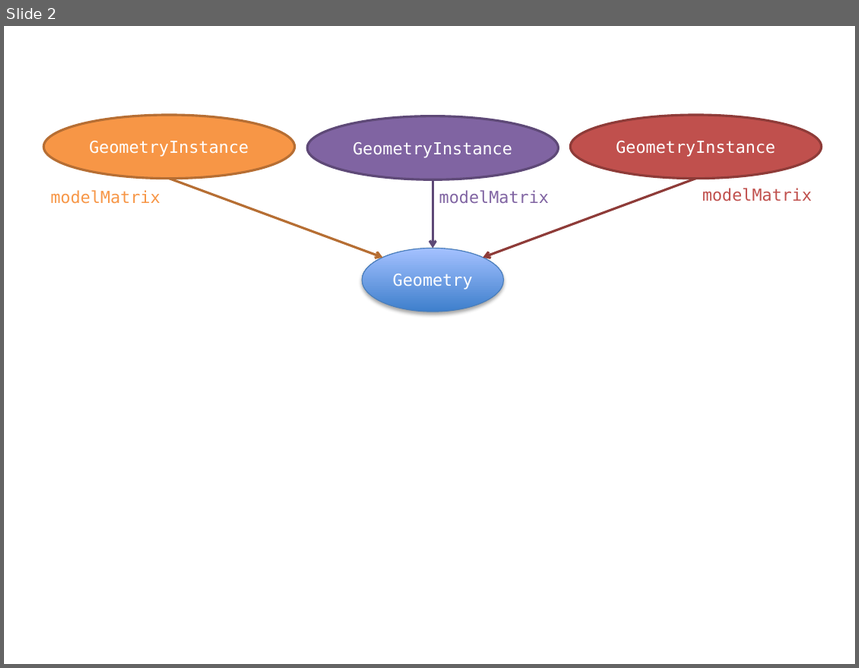
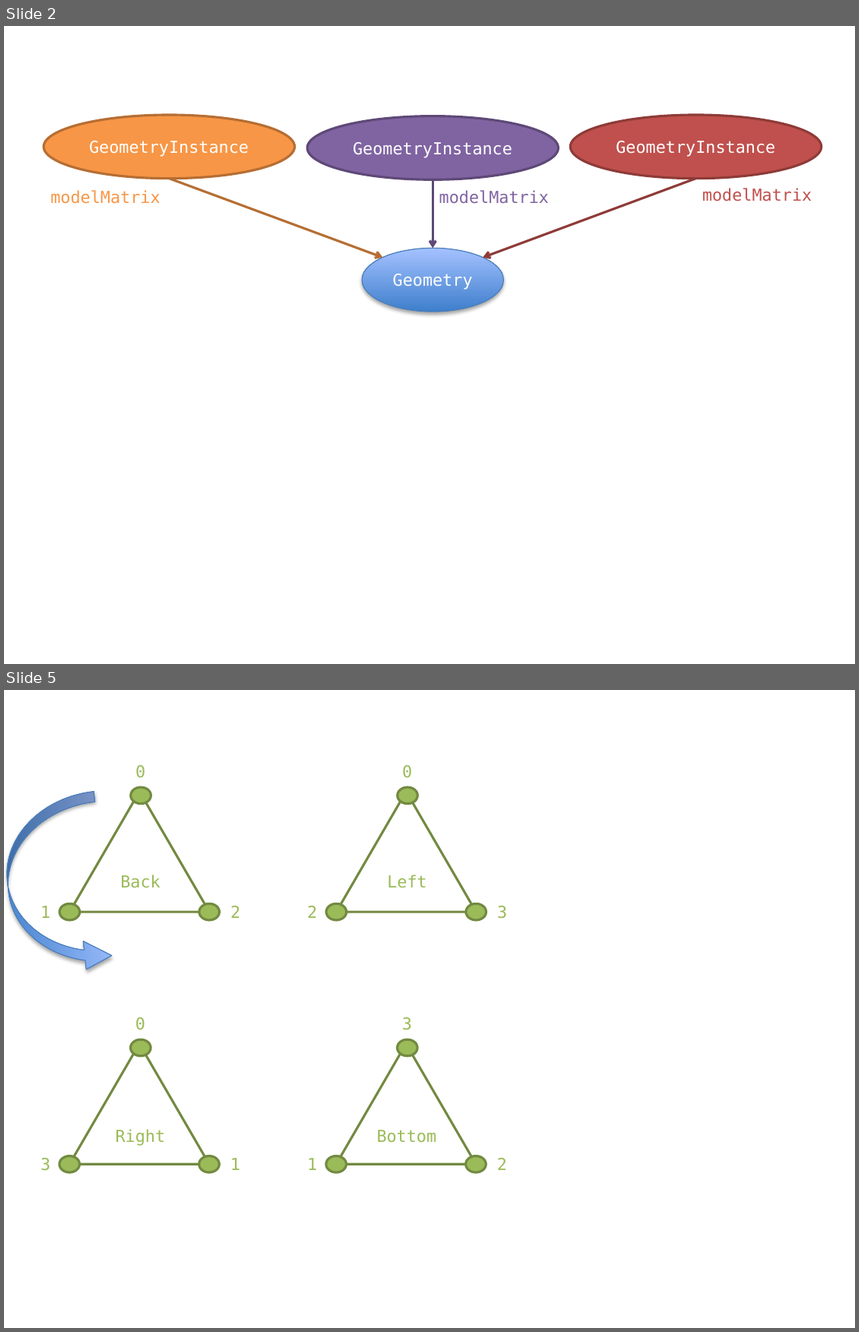
Before and after one commit to barionleg/cesium.wiki.gs, a slide deck: geometryandappearances/figures.pptx. Shown one above the other, each under a label of ours: slide 2 before the commit, slides 2 and 5 after it; the slides between them are not shown. The pictures are 859x668 and 859x1332 pixels, drawn with LibreOffice and Linux fonts; fonts in the diff are those of the drawing. Boxes give left, top, right and bottom in pixels: in the first picture for what was removed or moved away, otherwise in the second. Text is boxed around its words. In the diff, an @@ line names an element or a change of style, - is before the commit and + after.

```diff
--- a/geometryandappearances/figures.pptx
+++ b/geometryandappearances/figures.pptx
@@ slide 5 added at (x1=4, y1=690, x2=855, y2=1328), background #FFFFFF @@
@@ curved up arrow added at (x1=4, y1=792, x2=114, y2=981), fill gradient #3F80CE to #A4C4FF, outline #4B7EBC 0.75 pt @@
@@ text added at (x1=120, y1=875, x2=160, y2=888), 14 pt, text #9BBB59 @@
+Back
@@ text added at (x1=387, y1=875, x2=427, y2=888), 14 pt, text #9BBB59 @@
+Left
@@ group added at (x1=40, y1=765, x2=240, y2=920): 3 texts, 3 ellipses, 1 triangle @@
+0
+1
+2
@@ group added at (x1=307, y1=765, x2=507, y2=920): 3 texts, 3 ellipses, 1 triangle @@
+0
+2
+3
@@ text added at (x1=116, y1=1129, x2=166, y2=1146), 14 pt, text #9BBB59 @@
+Right
@@ text added at (x1=377, y1=1130, x2=437, y2=1143), 14 pt, text #9BBB59 @@
+Bottom
@@ group added at (x1=40, y1=1018, x2=240, y2=1173): 3 texts, 3 ellipses, 1 triangle @@
+0
+3
+1
@@ group added at (x1=307, y1=1018, x2=507, y2=1173): 3 texts, 3 ellipses, 1 triangle @@
+3
+1
+2
```
Also in this commit, not shown: 2 other slides added, 2 other files.
